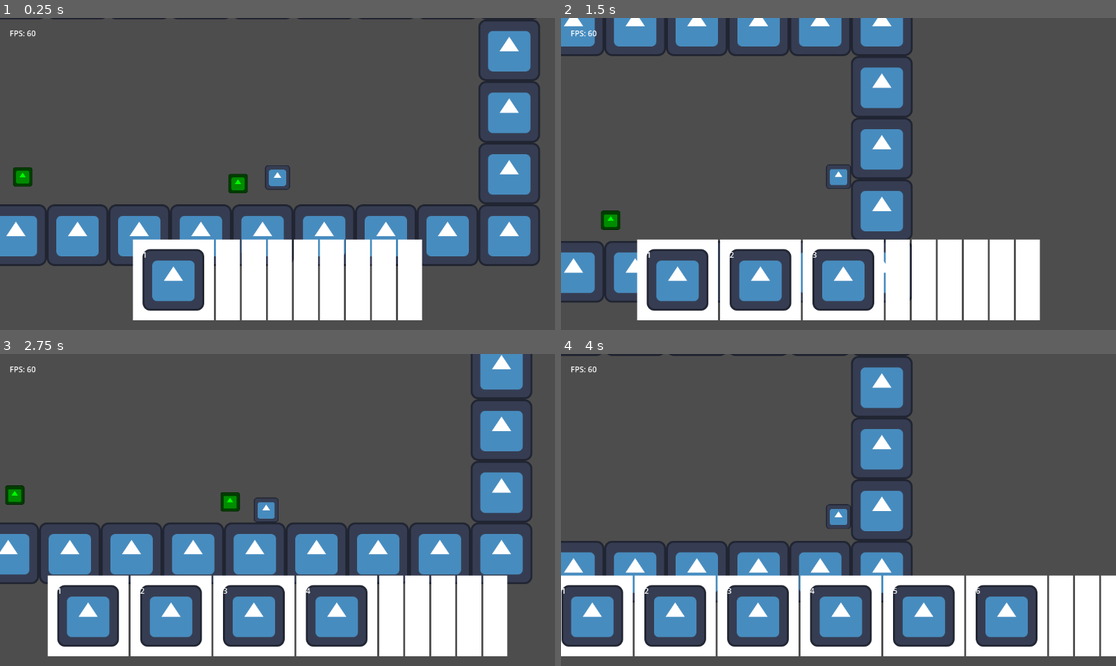
Above: before the commit, frames 1-4 (two rows, left to right).
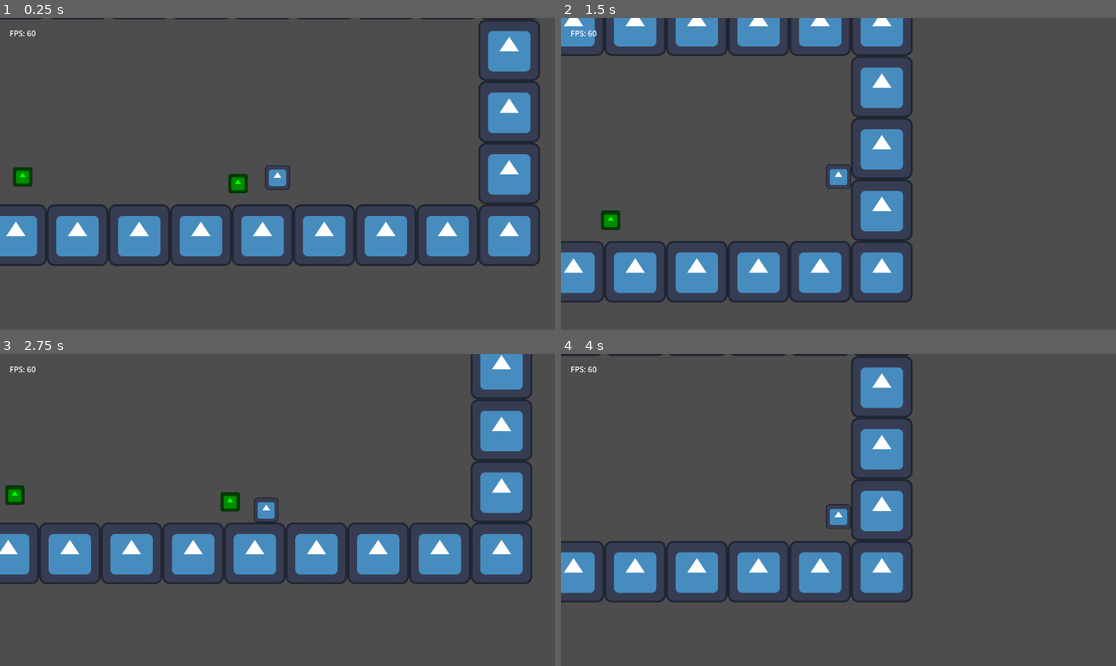
Above: after the commit, the same moments.

Repository: TheHumanMRP/RPG-Life-Tracker
Game: Godot game, scene res://Folders/Systems/Main/Scenes/main_scene.tscn
The game is run twice, just before and just after one commit, with the same random seed, the same clock (stepped at 60 frames per second) and the same inputs. The engine's default icon, where the game draws it, is replaced by a stand-in: a white triangle on a blue panel in a dark square.
Inputs (mouse positions are in pixels of both pictures, inside the frame that each line leads up to):
- Up to frame 1 (0.25 s): no input
- Up to frame 2 (1.5 s): move the mouse to (733, 280) at 0.52 s; hold D (move_right) from 0.53 s (still down); tap I (add_test_sword) at 0.6, 1.35 s; click (733, 280) at 0.67 s; tap Space (jump) at 0.77 s; move the mouse to (788, 280) at 1.27 s; click (788, 280) at 1.42 s
- Up to frame 3 (2.75 s): tap Space (jump) at 1.52 s; move the mouse to (283, 616) at 2.02 s; release D (move_right) at 2.03 s; hold A (move_left) from 2.03 s (still down); tap I (add_test_sword) at 2.1 s; click (283, 616) at 2.17 s
- Up to frame 4 (4 s): move the mouse to (899, 616) at 2.77 s; release A (move_left) at 2.78 s; hold D (move_right) from 2.78 s (still down); tap I (add_test_sword) at 2.85, 3.6 s; click (899, 616) at 2.92 s; tap Space (jump) at 3.02, 3.77 s; move the mouse to (949, 616) at 3.52 s; click (949, 616) at 3.67 s

The runs differ from the first frame. In frame 1, 12% of the frame differs, in the area x 23-77%, y 70-97%; in frame 2, 16%; in frame 3, 18%; in frame 4, 21%, in the area x 0-100%, y 70-97%.
Error after the commit: Parse Error: Could not parse global class "HotbarSlot" from "res://Folders/Systems/Inventory_System/Scripts/hotbar_slot.gd". (res://Folders/Systems/Inventory_S…

Commit message:
Auto commit at 2026-07-05 20:08:00

Diff:
--- a/Folders/Systems/Inventory_System/Scripts/hotbar_slot.gd
+++ b/Folders/Systems/Inventory_System/Scripts/hotbar_slot.gd
@@ -101,4 +101,4 @@
 
 
 func notify_hotbar_selected() -> void:
-	SignalBus.hotbar_selected.emit(slot_index)
+SignalBus.hotbar_selected.emit(slot_index)
